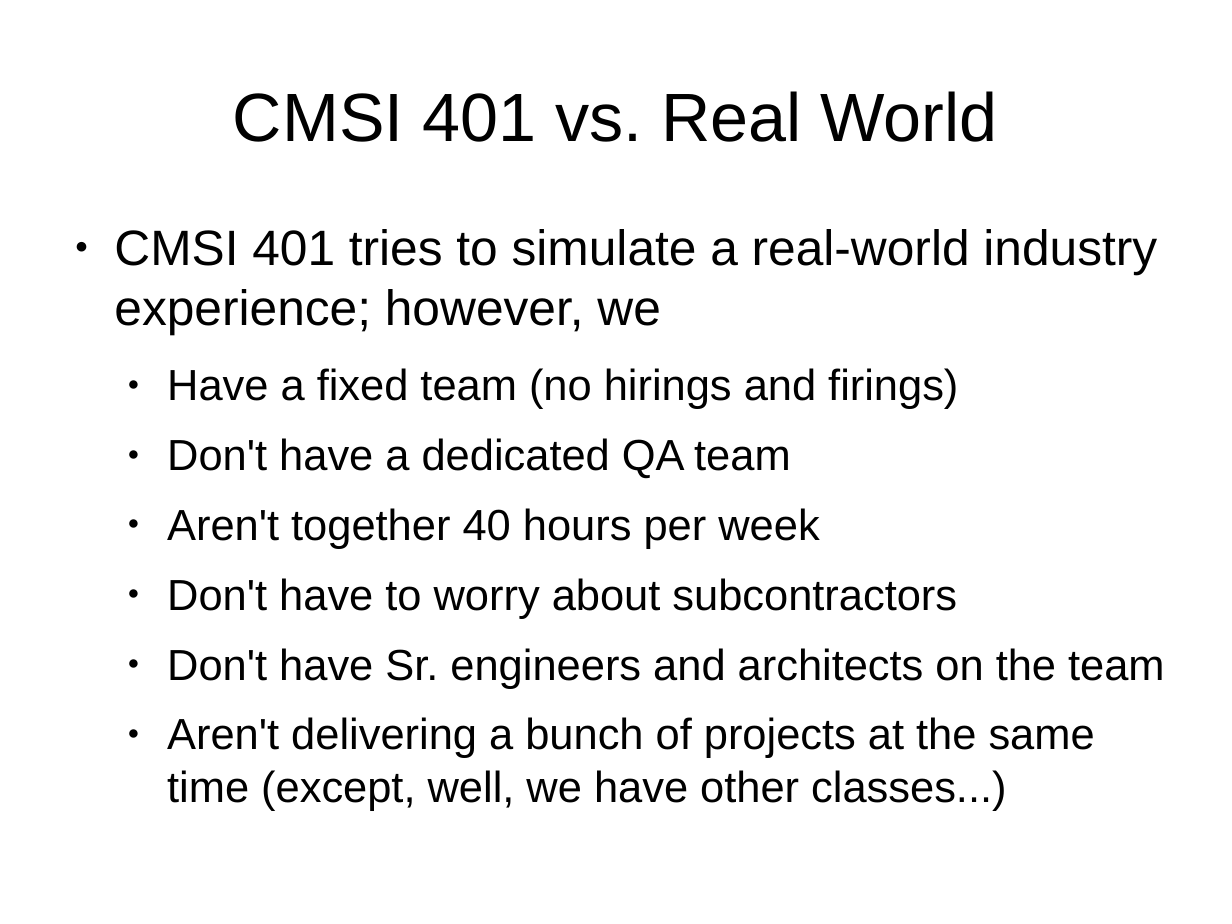
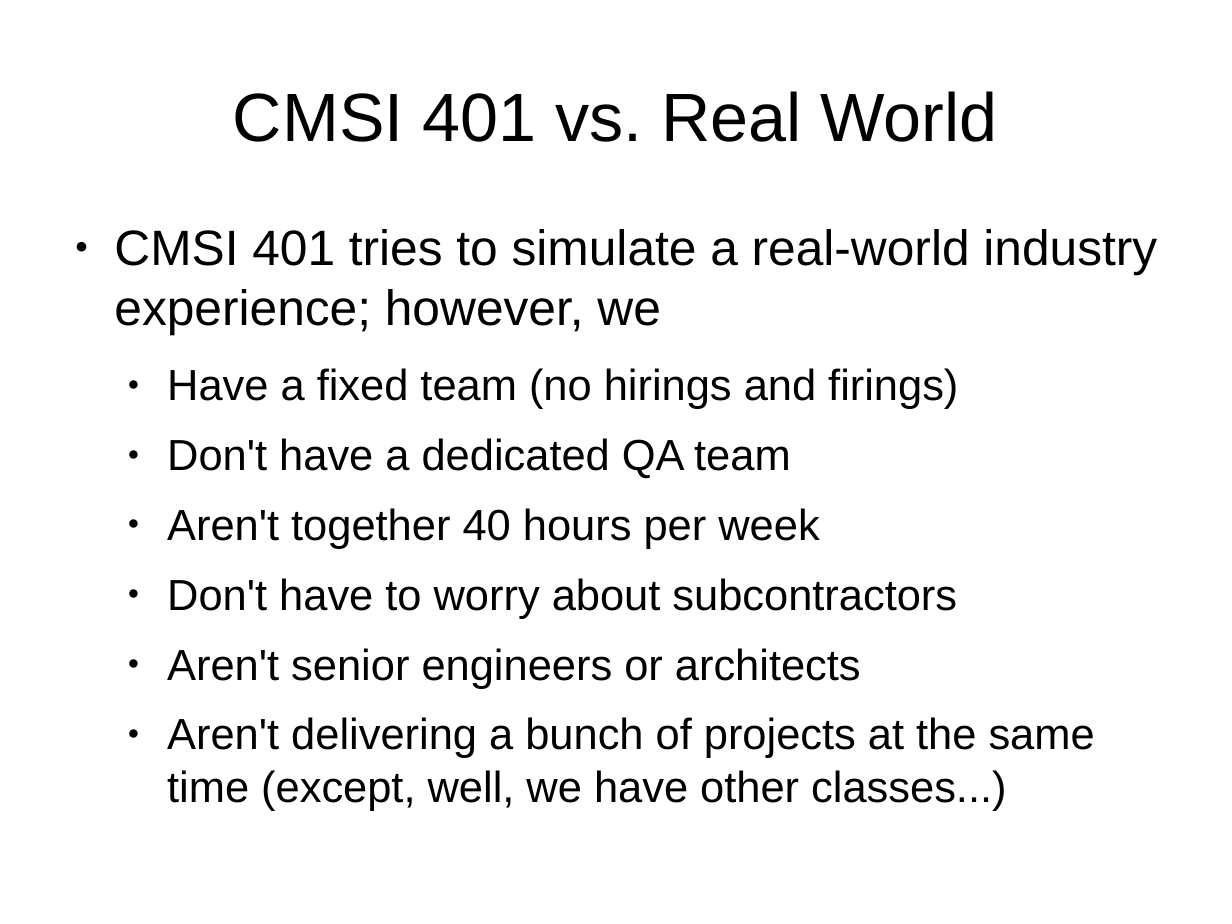
Before and after one commit to lmucs/playserengeti, a slide deck: slide 13 of serengeti/src/site/serengeti.odp (slide 6 before the commit). Drawn at 1232x924 pixels with LibreOffice and Linux fonts; fonts in the diff are those of the drawing. Boxes give left, top, right and bottom in pixels: in the first picture for what was removed or moved away, otherwise in the second. Text is boxed around its words. In the diff, an @@ line names an element or a change of style, - is before the commit and + after.

```diff
--- a/serengeti/src/site/serengeti.odp
+++ b/serengeti/src/site/serengeti.odp
@@ text at (x1=167, y1=648, x2=861, y2=689): text changed @@
-  ● Don't have Sr. engineers and architects on the team
+  ● Aren't senior engineers or architects
```
Also in this commit, not shown: 4 other slides changed, 7 slides added, 1 slide removed.
